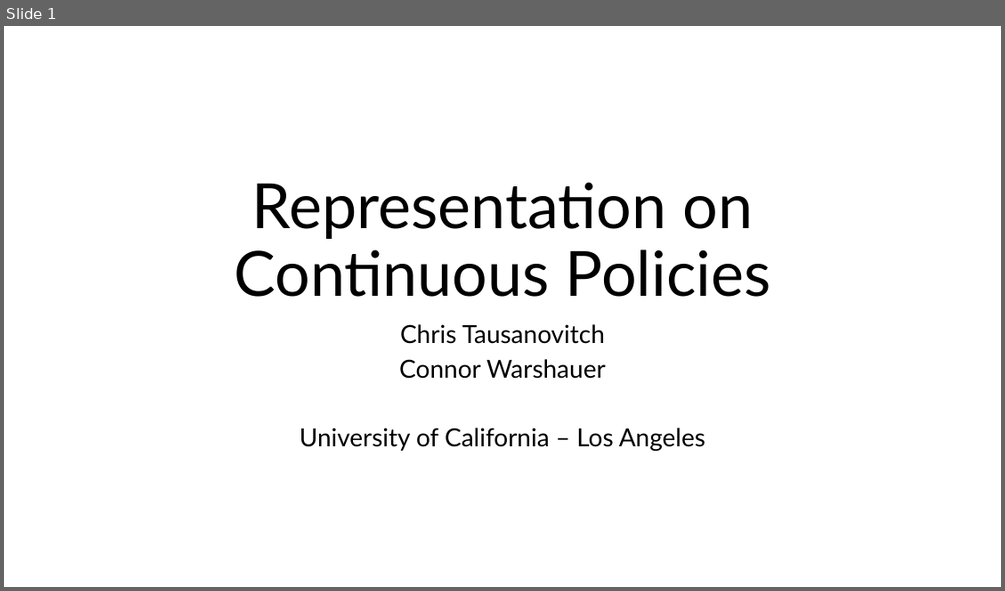
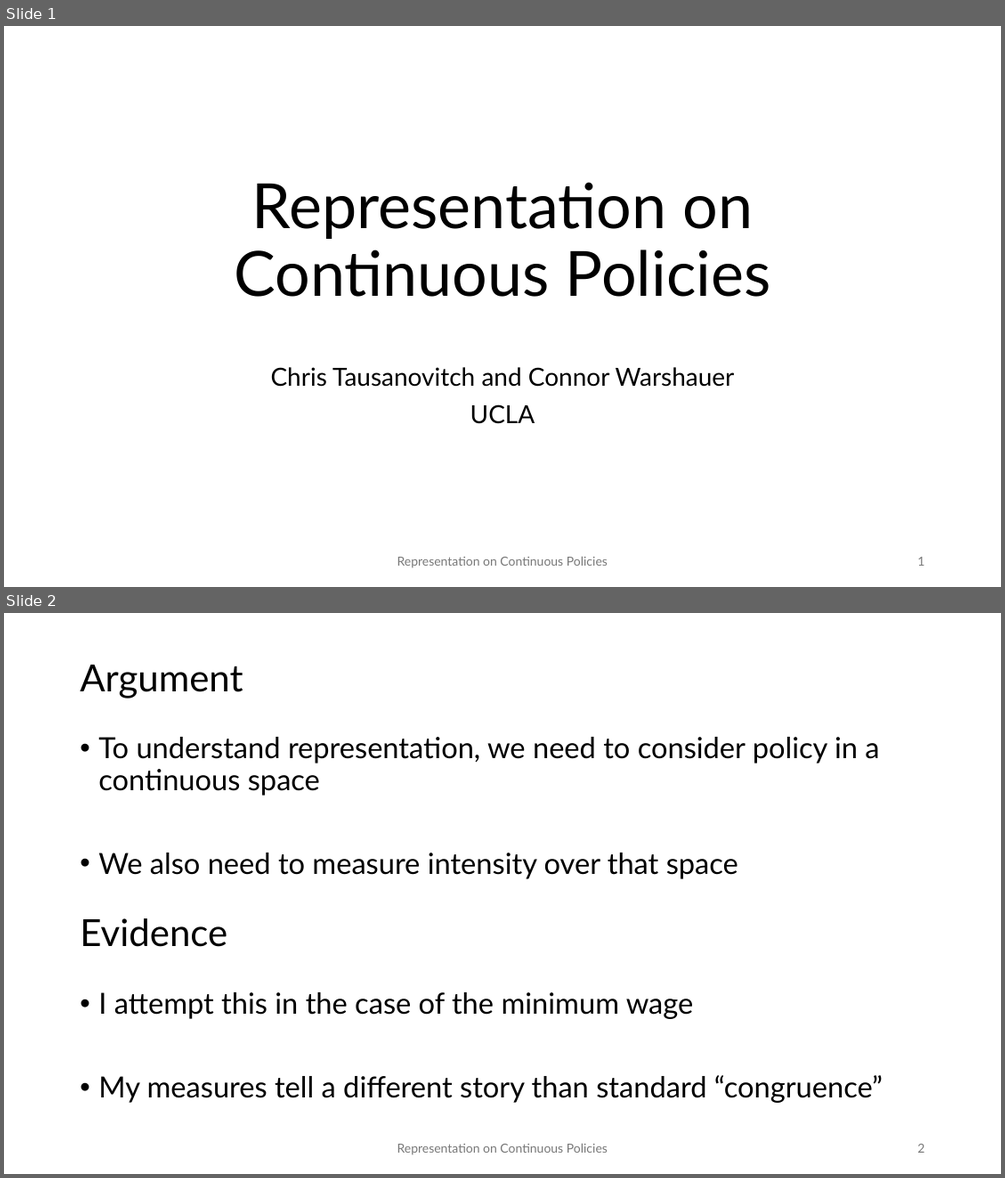
Before and after one commit to ctausanovitch/ctausanovitch.github.io, a slide deck: minwage.pptx. Shown one above the other, each under a label of ours: slide 1 before the commit, slides 1 and 2 after it. The pictures are 1005x591 and 1005x1178 pixels, drawn with LibreOffice and Linux fonts; fonts in the diff are those of the drawing. Boxes give left, top, right and bottom in pixels: in the first picture for what was removed or moved away, otherwise in the second. Text is boxed around its words. In the diff, an @@ line names an element or a change of style, - is before the commit and + after.

```diff
--- a/minwage.pptx
+++ b/minwage.pptx
@@ slide 2 added at [4, 613, 1001, 1174], background #FFFFFF @@
@@ text added at [80, 665, 882, 1103], 28 pt, text #000000 @@
+Argument
+• To understand representation, we need to consider policy in a continuous space
+• We also need to measure intensity over that space
+Evidence
+• I attempt this in the case of the minimum wage
+• My measures tell a different story than standard “congruence”
@@ text added at [397, 1143, 607, 1155], 12 pt, text #797979 @@
+Representation on Continuous Policies
@@ page number added at [917, 1143, 924, 1152], 12 pt, text #797979 @@
+2
@@ slide 1 changed as well @@
@@ subtitle at [271, 367, 735, 424]: text changed @@
-Chris Tausanovitch
-Connor Warshauer
-University of California – Los Angeles
+Chris Tausanovitch and Connor Warshauer
+UCLA
@@ text added at [397, 556, 607, 568], 12 pt, text #797979 @@
+Representation on Continuous Policies
@@ page number added at [917, 556, 924, 565], 12 pt, text #797979 @@
+1
```
Also in this commit, not shown: 1 other slide changed, 35 other slides added, 17 slides removed, 1 other file.
